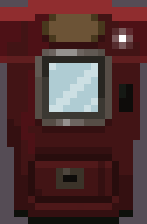
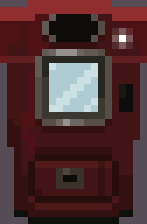
Layers edited between the first and the second 147px x 224px image:
painted on "VendingMachine.png" over [42, 14, 105, 42]
